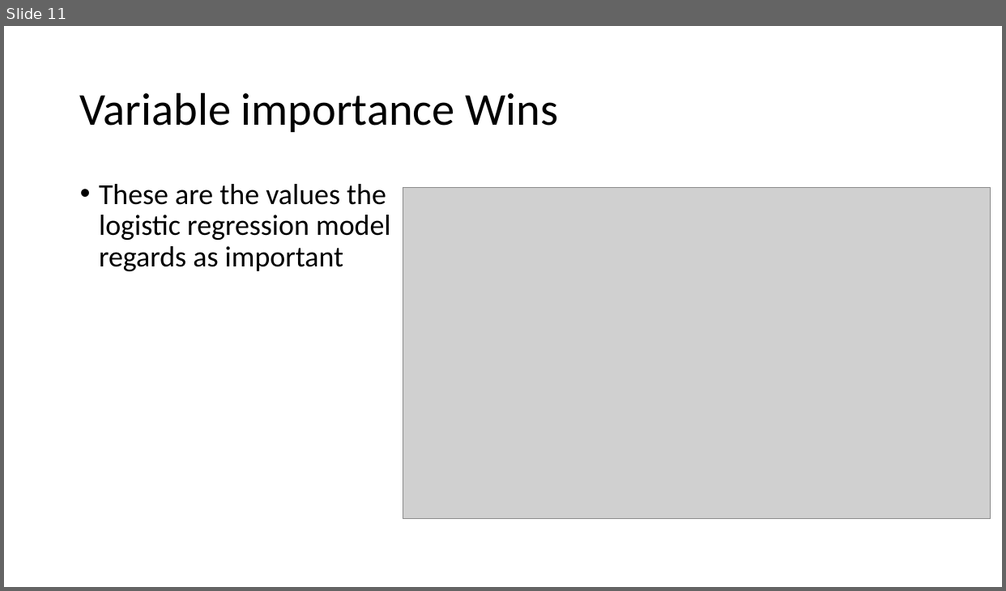
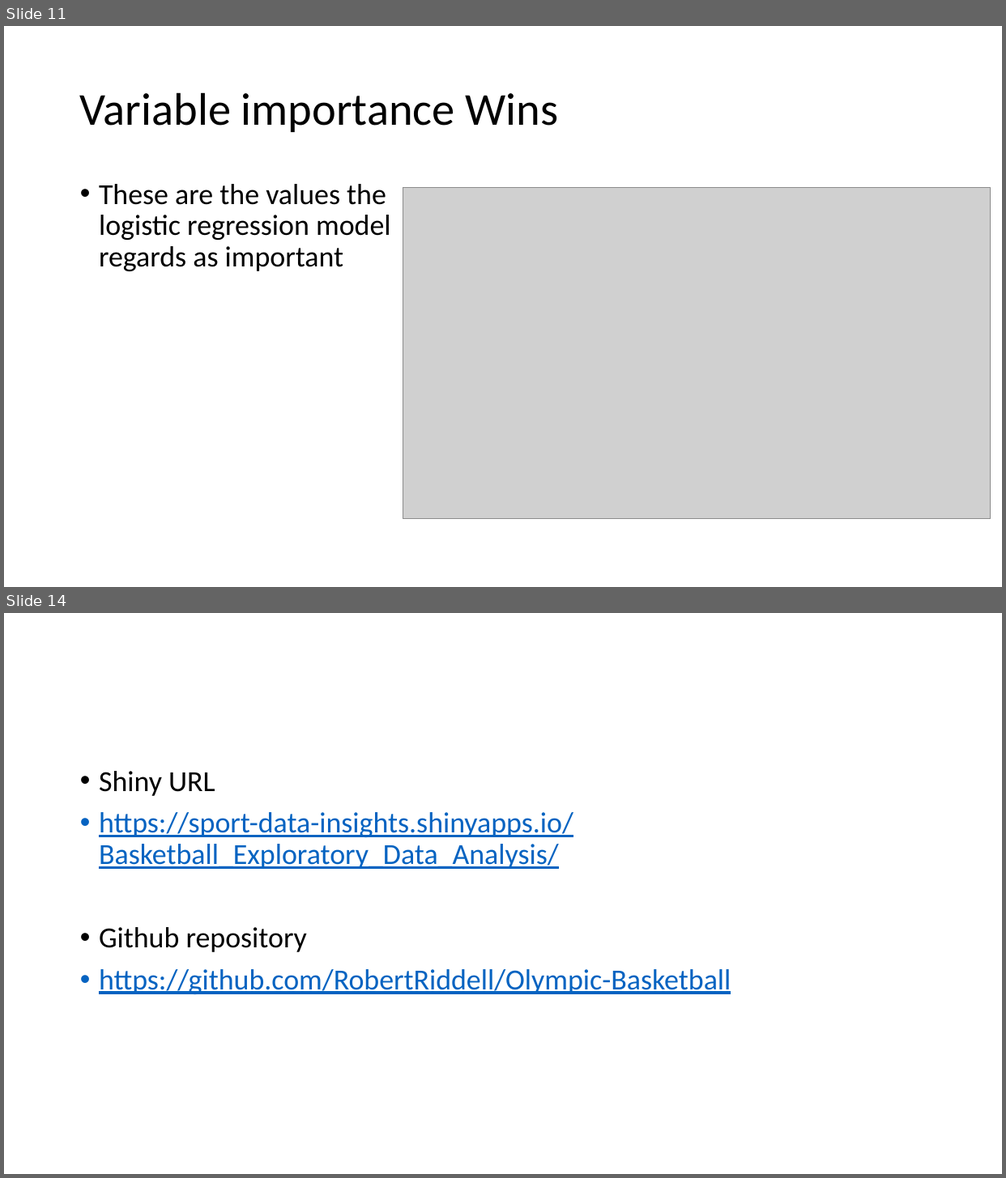
Before and after one commit to RobertRiddell/Olympic-Basketball, a slide deck: docs/Olympic Basketball.pptx. Shown one above the other, each under a label of ours: slide 11 before the commit, slides 11 and 14 after it; the slides between them are not shown. The pictures are 1006x591 and 1006x1178 pixels, drawn with LibreOffice and Linux fonts; fonts in the diff are those of the drawing; grey boxes stand for pictures. Boxes give left, top, right and bottom in pixels: in the first picture for what was removed or moved away, otherwise in the second. Text is boxed around its words. In the diff, an @@ line names an element or a change of style, - is before the commit and + after.

```diff
--- a/docs/Olympic Basketball.pptx
+++ b/docs/Olympic Basketball.pptx
@@ slide 14 added at (4,613,1002,1174), background #FFFFFF @@
@@ text added at (99,771,731,995), 28 pt, text #0563C1, underline @@
+• Shiny URL
+• https://sport-data-insights.shinyapps.io/Basketball_Exploratory_Data_Analysis/
+• Github repository
+• https://github.com/RobertRiddell/Olympic-Basketball
```
Also in this commit, not shown: 7 slides changed, 1 other slide added, 1 slide removed, 4 other files.
